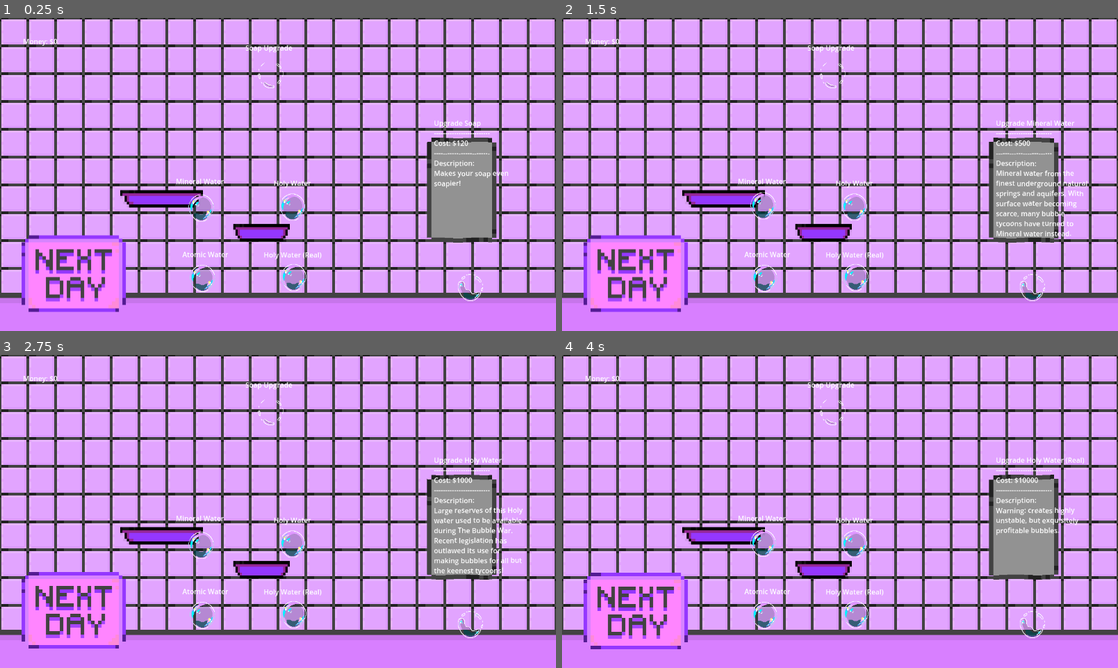
Above: before the commit, frames 1-4 (two rows, left to right).
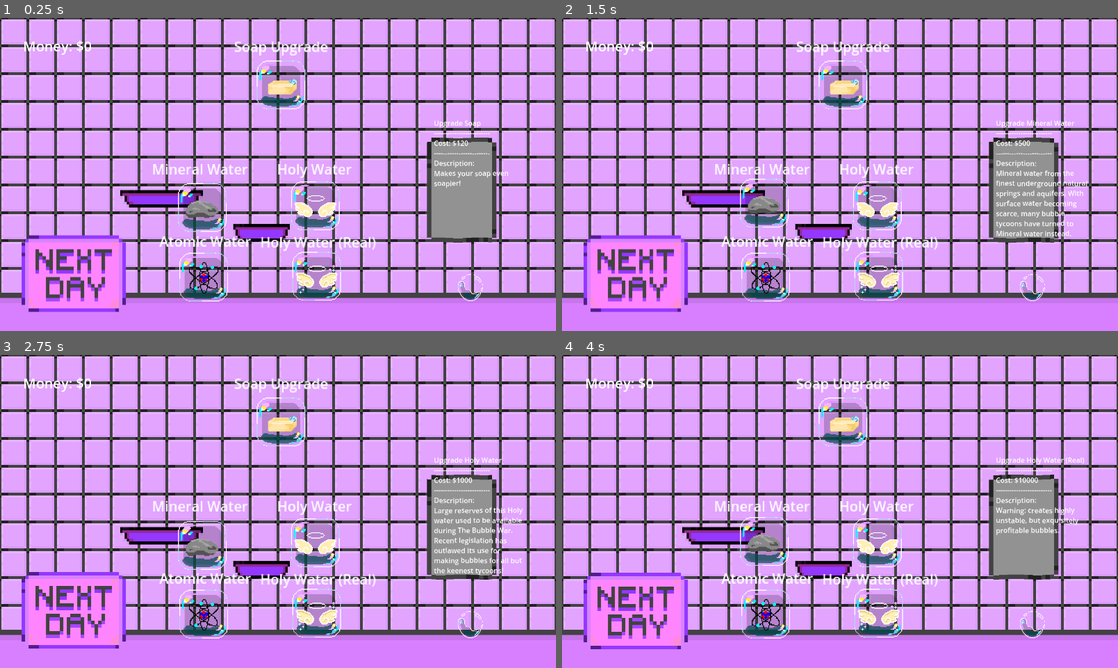
Above: after the commit, the same moments.

Repository: Topech/gamejam2025
Game: Godot game, scene res://upgrade_screen.tscn
The game is run twice, just before and just after one commit, with the same random seed, the same clock (stepped at 60 frames per second) and the same inputs. This scene is started directly instead of the project's main scene. Sound files missing from this copy of the repository are replaced by a short silence.
Inputs (mouse positions are in pixels of both pictures, inside the frame that each line leads up to; where the layout moved, square brackets give the same spot in the first picture):
- Up to frame 1 (0.25 s): no input
- Up to frame 2 (1.5 s): click (1034, 287) at 0.5 s; click (767, 208) [762, 205] at 1.25 s
- Up to frame 3 (2.75 s): click (316, 545) [294, 542] at 2 s
- Up to frame 4 (4 s): click (767, 617) [762, 614] at 2.75 s; click (884, 617) [856, 614] at 3.5 s

The runs differ from the first frame. In frame 1, 6.6% of the frame differs, in the area x 4-88%, y 6-91%; in frame 2, 6.6%; in frame 3, 6.7%, in the area x 4-94%, y 6-91%; in frame 4, 6.6%.

Commit message:
Thisoneworks

Diff:
--- a/global.gd
+++ b/global.gd
@@ -3,7 +3,7 @@
 @export var player_money: int = 0  # Initialize with starting amount
 @export var round_metrics: MetricStruct = null
 @export var soap_level: int = 1 # Initialise at level 1
-@export var unlocked_water: Array = ["swamp"] # Unlocked water array
+@export var unlocked_water: Array = ["swamp_water"] # Unlocked water array
 @export var chosen_water: String = unlocked_water[0]
 
 var button_player: AudioStreamPlayer
@@ -91,3 +91,6 @@
 	sxf_timer.wait_time = 0.5
 	sxf_timer.one_shot = false
 	sxf_timer.connect("timeout", play_pump_sound)
+
+func get_unlocked_water() -> Array:
+	return unlocked_water
--- a/round.gd
+++ b/round.gd
@@ -39,15 +39,15 @@
 
 		var growth_percent: float
 		match Global.chosen_water:
-			"atomic":
+			"atomic_water":
 				growth_percent = random_growth_manager.random_growth(growth_time_elapsed)
-			"holy(real)":
+			"holy_water_real":
 				growth_percent = random_hybrid_growth_fn.call(growth_time_elapsed)
-			"holy":
+			"holy_water":
 				growth_percent = $BubbleBlower.hybrid_linear_expo_growth(growth_time_elapsed)
-			"mineral":
+			"mineral_water":
 				growth_percent = $BubbleBlower.expo_growth(growth_time_elapsed)
-			"swamp":
+			"swamp_water":
 				growth_percent = $BubbleBlower.linear_growth(growth_time_elapsed)
 
 
--- a/upgrade_screen.gd
+++ b/upgrade_screen.gd
@@ -12,6 +12,16 @@
 # Called every frame. 'delta' is the elapsed time since the previous frame.
 func _process(delta: float) -> void:
 	$CurrentMoney.text = "Money: $" + str(Global.get_money())
+
+	if Global.get_unlocked_water().has("mineral_water"):
+		$UpgradeMineralWater.disabled = true
+	if Global.get_unlocked_water().has("holy_water"):
+		$UpgradeHolyWater.disabled = true
+	if Global.get_unlocked_water().has("atomic_water"):
+		$UpgradeAtomicWater.disabled = true
+	if Global.get_unlocked_water().has("holy_water_real"):
+		$UpgradeHolyWaterReal.disabled = true
+
 	match selected_button:
 		"soap":
 			description_title = "Soap"
@@ -70,4 +80,4 @@
 			"soap":
 				Global.add_soap()
 			_:
-				Global.add_water("selected_button")
+				Global.add_water(selected_button)
--- a/upgrade_screen.tscn
+++ b/upgrade_screen.tscn
@@ -1,20 +1,27 @@
-[gd_scene load_steps=23 format=3 uid="uid://c4c5o5aqtvimi"]
+[gd_scene load_steps=30 format=3 uid="uid://c4c5o5aqtvimi"]
 
 [ext_resource type="Shader" path="res://BalloonPixelater.gdshader" id="1_i3fsf"]
 [ext_resource type="Script" path="res://upgrade_screen.gd" id="1_ypabj"]
 [ext_resource type="Script" path="res://next_day_button.gd" id="2_8j4kv"]
-[ext_resource type="Texture2D" uid="uid://daw335udelwhh" path="res://Assets/Backgrounds/Upgrades_Screen/UpgradesShopTexture_S.png" id="2_edweg"]
-[ext_resource type="Texture2D" uid="uid://cmewhholwviym" path="res://Assets/Panels/Upgrades_Screen_Panel.png" id="3_r2jn1"]
+[ext_resource type="Texture2D" uid="uid://bg458f36mgj8d" path="res://Assets/Backgrounds/Upgrades_Screen/UpgradesShopTexture_S.png" id="2_edweg"]
+[ext_resource type="Texture2D" uid="uid://ctogr64m6e0o1" path="res://Assets/Panels/Upgrades_Screen_Panel.png" id="3_r2jn1"]
 [ext_resource type="Shader" path="res://wavy.gdshader" id="3_ul5d8"]
-[ext_resource type="Texture2D" uid="uid://lde0whwxhq7s" path="res://Assets/Bubbles/bubble2.png" id="3_v1f64"]
-[ext_resource type="Texture2D" uid="uid://bksvk8dfkm2sd" path="res://Assets/Bubbles/bubble1.png" id="4_owdd5"]
-[ext_resource type="Texture2D" uid="uid://btb7eprbdgusf" path="res://Assets/Panels/Upgrades_Screen_Shelf_Purple.png" id="5_2bhk6"]
-[ext_resource type="Texture2D" uid="uid://ceqtfair5blwv" path="res://Assets/Bubbles/bubble3.png" id="5_nihfo"]
-[ext_resource type="Texture2D" uid="uid://q7s7wi4t234m" path="res://Assets/Buttons/UpgradesScreen/Next_Day_Button.png" id="6_3xpb3"]
+[ext_resource type="Texture2D" uid="uid://dv7uj2ytr1m5k" path="res://Assets/Bubbles/bubble2.png" id="3_v1f64"]
+[ext_resource type="Texture2D" uid="uid://bgx63d7gjdqbv" path="res://Assets/Panels/Upgrades_Screen_Shelf_Purple.png" id="5_2bhk6"]
+[ext_resource type="Texture2D" uid="uid://bjgqav02xyhil" path="res://Assets/Buttons/UpgradesScreen/Next_Day_Button.png" id="6_3xpb3"]
 [ext_resource type="Shader" path="res://Bouncer.gdshader" id="6_17v14"]
-[ext_resource type="Texture2D" uid="uid://chn8s1fgqe13g" path="res://Assets/Buttons/UpgradesScreen/UpgradesScreenCounter.png" id="6_635tf"]
+[ext_resource type="Texture2D" uid="uid://bbtt60os1kmca" path="res://Assets/Buttons/UpgradesScreen/UpgradesScreenCounter.png" id="6_635tf"]
 [ext_resource type="Script" path="res://upgrade_soap_button.gd" id="6_ahvdy"]
-[ext_resource type="Texture2D" uid="uid://db3d1l8f2cxbv" path="res://Assets/Panels/Upgrades_Screen_Shelf_Purple_Large.png" id="6_aropa"]
+[ext_resource type="Texture2D" uid="uid://y3b0h8kra5ev" path="res://Assets/Panels/Upgrades_Screen_Shelf_Purple_Large.png" id="6_aropa"]
+[ext_resource type="Texture2D" uid="uid://c7wxkli07w5y4" path="res://Assets/Buttons/rock icon.png" id="13_cko8e"]
+[ext_resource type="Texture2D" uid="uid://pptrt0ohc7da" path="res://Assets/Buttons/disabled rock icon.png" id="14_1aho2"]
+[ext_resource type="Texture2D" uid="uid://cgvhchdqru0ax" path="res://Assets/Buttons/holy icon.png" id="14_yh0y4"]
+[ext_resource type="Texture2D" uid="uid://djoqfmviurqt2" path="res://Assets/Buttons/atomic icon.png" id="15_dmlq0"]
+[ext_resource type="Texture2D" uid="uid://by1qmvh6u2pfl" path="res://Assets/Buttons/disabled holy icon.png" id="16_jwa00"]
+[ext_resource type="Texture2D" uid="uid://bs45vmb33mn0y" path="res://Assets/Backgrounds/holy real icon.png" id="16_wi5x8"]
+[ext_resource type="Texture2D" uid="uid://s1a2o0p424xw" path="res://Assets/Buttons/soap icon.png" id="17_8f4d1"]
+[ext_resource type="Texture2D" uid="uid://dath404in3eiu" path="res://Assets/Buttons/disabled atomic icon.png" id="18_4fvxm"]
+[ext_resource type="Texture2D" uid="uid://ds0dmtr6hvdcl" path="res://Assets/Buttons/disabled holy real icon.png" id="20_ilwtu"]
 
 [sub_resource type="ShaderMaterial" id="ShaderMaterial_t654t"]
 
@@ -162,52 +169,13 @@
 Description:
 Lorem Ipsum"
 
-[node name="RichTextLabel2" type="RichTextLabel" parent="."]
-layout_mode = 0
-offset_left = 565.0
-offset_top = 57.0
-offset_right = 738.0
-offset_bottom = 89.0
-text = "Soap Upgrade"
-
-[node name="RichTextLabel4" type="RichTextLabel" parent="."]
-layout_mode = 0
-offset_left = 405.0
-offset_top = 364.0
-offset_right = 520.0
-offset_bottom = 396.0
-text = "Mineral Water"
-
-[node name="RichTextLabel5" type="RichTextLabel" parent="."]
-layout_mode = 0
-offset_left = 630.0
-offset_top = 368.0
-offset_right = 745.0
-offset_bottom = 400.0
-text = "Holy Water"
-
-[node name="RichTextLabel6" type="RichTextLabel" parent="."]
-layout_mode = 0
-offset_left = 420.0
-offset_top = 532.0
-offset_right = 535.0
-offset_bottom = 564.0
-text = "Atomic Water"
-
-[node name="RichTextLabel7" type="RichTextLabel" parent="."]
-layout_mode = 0
-offset_left = 607.0
-offset_top = 533.0
-offset_right = 770.0
-offset_bottom = 561.0
-text = "Holy Water (Real)"
-
 [node name="CurrentMoney" type="RichTextLabel" parent="."]
 layout_mode = 0
 offset_left = 53.0
 offset_top = 42.0
-offset_right = 226.0
-offset_bottom = 75.0
+offset_right = 263.0
+offset_bottom = 91.0
+theme_override_font_sizes/normal_font_size = 32
 text = "Money: $100"
 
 [node name="BuyUpgrade" type="TextureButton" parent="."]
@@ -221,35 +189,75 @@
 [node name="UpgradeMineralWater" type="TextureButton" parent="."]
 material = SubResource("ShaderMaterial_fqie1")
 layout_mode = 0
-offset_left = 431.0
-offset_top = 403.0
-offset_right = 495.0
-offset_bottom = 467.0
-texture_normal = ExtResource("4_owdd5")
+offset_left = 410.0
+offset_top = 376.0
+offset_right = 474.0
+offset_bottom = 440.0
+scale = Vector2(2, 2)
+texture_normal = ExtResource("13_cko8e")
+texture_disabled = ExtResource("14_1aho2")
+
+[node name="RichTextLabel4" type="RichTextLabel" parent="UpgradeMineralWater"]
+layout_mode = 0
+offset_left = -30.0
+offset_top = -26.5
+offset_right = 85.0
+offset_bottom = 5.5
+text = "Mineral Water"
 
 [node name="UpgradeHolyWater" type="TextureButton" parent="."]
 layout_mode = 0
-offset_left = 641.0
-offset_top = 403.0
-offset_right = 705.0
-offset_bottom = 467.0
-texture_normal = ExtResource("4_owdd5")
+offset_left = 670.0
+offset_top = 376.0
+offset_right = 734.0
+offset_bottom = 440.0
+scale = Vector2(2, 2)
+texture_normal = ExtResource("14_yh0y4")
+texture_disabled = ExtResource("16_jwa00")
+
+[node name="RichTextLabel5" type="RichTextLabel" parent="UpgradeHolyWater"]
+layout_mode = 0
+offset_left = -16.5
+offset_top = -26.0
+offset_right = 73.5
+offset_bottom = 6.0
+text = "Holy Water"
 
 [node name="UpgradeAtomicWater" type="TextureButton" parent="."]
 layout_mode = 0
-offset_left = 434.0
-offset_top = 567.0
-offset_right = 498.0
-offset_bottom = 631.0
-texture_normal = ExtResource("4_owdd5")
+offset_left = 413.0
+offset_top = 540.0
+offset_right = 477.0
+offset_bottom = 604.0
+scale = Vector2(2, 2)
+texture_normal = ExtResource("15_dmlq0")
+texture_disabled = ExtResource("18_4fvxm")
+
+[node name="RichTextLabel6" type="RichTextLabel" parent="UpgradeAtomicWater"]
+layout_mode = 0
+offset_left = -23.5
+offset_top = -25.5
+offset_right = 82.5
+offset_bottom = 6.5
+text = "Atomic Water"
 
 [node name="UpgradeHolyWaterReal" type="TextureButton" parent="."]
 layout_mode = 0
-offset_left = 644.0
-offset_top = 565.0
-offset_right = 708.0
-offset_bottom = 629.0
-texture_normal = ExtResource("4_owdd5")
+offset_left = 673.0
+offset_top = 538.0
+offset_right = 737.0
+offset_bottom = 602.0
+scale = Vector2(2, 2)
+texture_normal = ExtResource("16_wi5x8")
+texture_disabled = ExtResource("20_ilwtu")
+
+[node name="RichTextLabel7" type="RichTextLabel" parent="UpgradeHolyWaterReal"]
+layout_mode = 0
+offset_left = -37.0
+offset_top = -23.5
+offset_right = 99.0
+offset_bottom = 4.5
+text = "Holy Water (Real)"
 
 [node name="UpgradeSoap" type="TextureButton" parent="."]
 layout_mode = 0
@@ -257,8 +265,17 @@
 offset_top = 98.0
 offset_right = 655.0
 offset_bottom = 162.0
-texture_normal = ExtResource("5_nihfo")
+scale = Vector2(2, 2)
+texture_normal = ExtResource("17_8f4d1")
 script = ExtResource("6_ahvdy")
+
+[node name="RichTextLabel2" type="RichTextLabel" parent="UpgradeSoap"]
+layout_mode = 0
+offset_left = -26.5
+offset_top = -28.5
+offset_right = 84.5
+offset_bottom = 3.5
+text = "Soap Upgrade"
 
 [connection signal="pressed" from="NextDayButton" to="NextDayButton" method="_on_pressed"]
 [connection signal="pressed" from="BuyUpgrade" to="." method="_on_buy_upgrade_pressed"]
Not shown: 1 places in main.tscn that only renumber resources
Not shown: 1 places in round.tscn that only renumber resources
